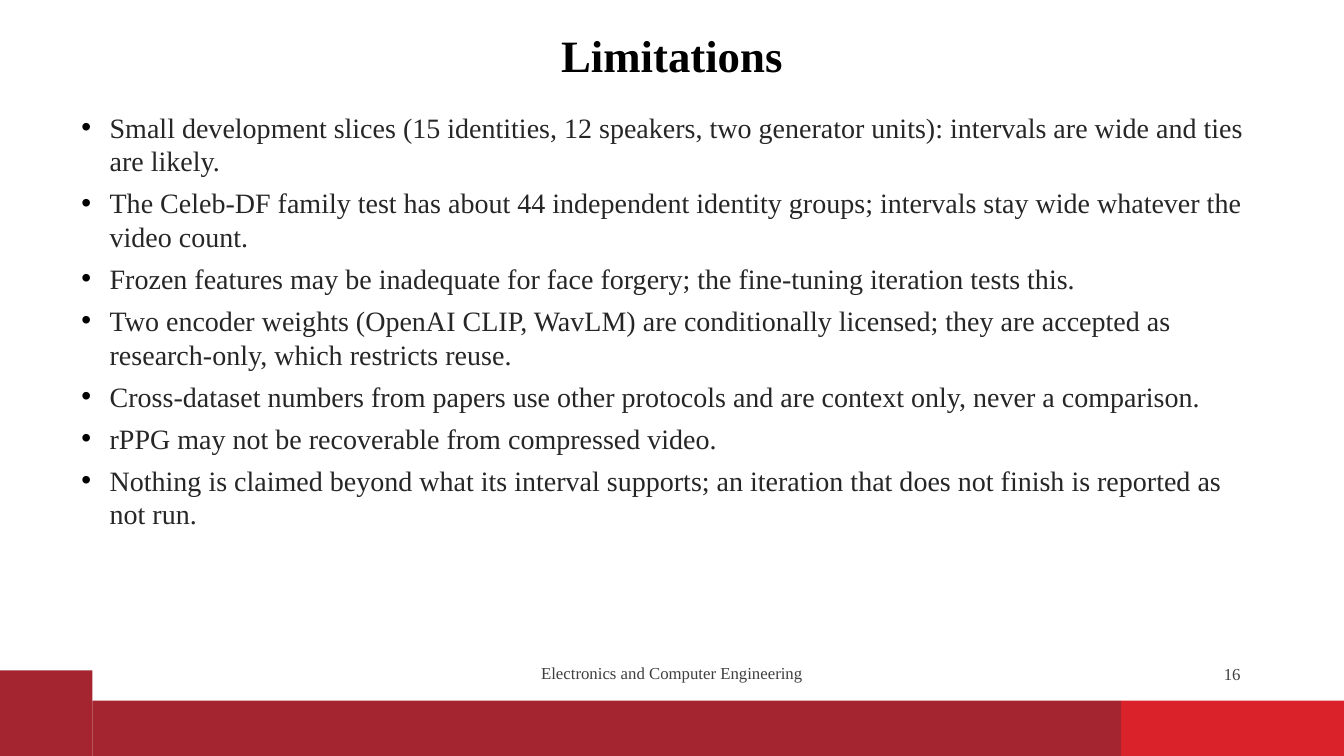
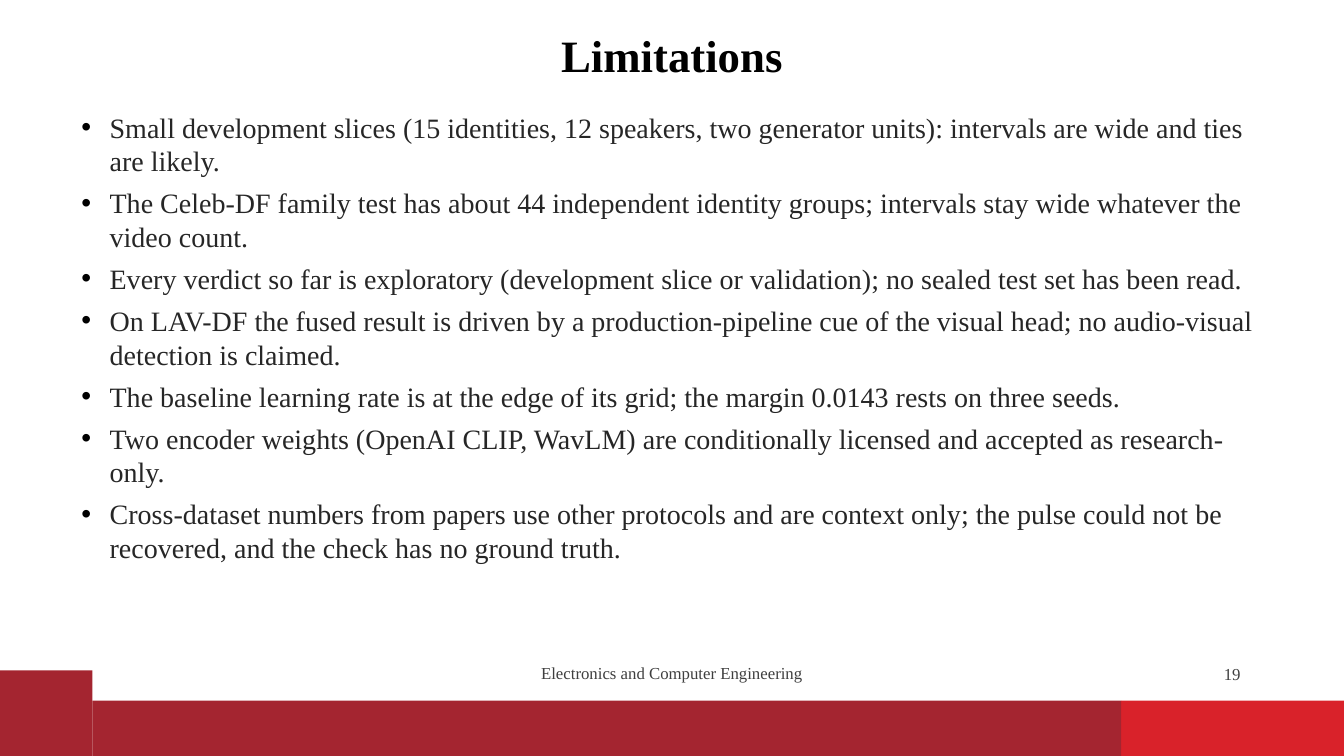
Before and after one commit to vaibhavshiroorkar/deepfake-detection, a slide deck: slide 19 of slides/DeepFake_Detection_Presentation.pptx (slide 16 before the commit). Drawn at 1344x756 pixels with LibreOffice and Linux fonts; fonts in the diff are those of the drawing; background and template pictures are left out. Boxes give left, top, right and bottom in pixels: in the first picture for what was removed or moved away, otherwise in the second. Text is boxed around its words. In the diff, an @@ line names an element or a change of style, - is before the commit and + after.

```diff
--- a/slides/DeepFake_Detection_Presentation.pptx
+++ b/slides/DeepFake_Detection_Presentation.pptx
@@ text at box(110, 269, 1253, 563): text changed @@
-• Frozen features may be inadequate for face forgery; the fine-tuning iteration tests this.
-• Two encoder weights (OpenAI CLIP, WavLM) are conditionally licensed; they are accepted as research-only, which restricts reuse.
-• Cross-dataset numbers from papers use other protocols and are context only, never a comparison.
-• rPPG may not be recoverable from compressed video.
-• Nothing is claimed beyond what its interval supports; an iteration that does not finish is reported as not run.
+• Every verdict so far is exploratory (development slice or validation); no sealed test set has been read.
+• On LAV-DF the fused result is driven by a production-pipeline cue of the visual head; no audio-visual detection is claimed.
+• The baseline learning rate is at the edge of its grid; the margin 0.0143 rests on three seeds.
+• Two encoder weights (OpenAI CLIP, WavLM) are conditionally licensed and accepted as research-only.
+• Cross-dataset numbers from papers use other protocols and are context only; the pulse could not be recovered, and the check has no ground truth.
@@ page number at box(1224, 669, 1241, 680): text changed @@
-16
+19
```
Also in this commit, not shown: 5 other slides changed, 6 slides added, 1 slide removed, 28 other files.
